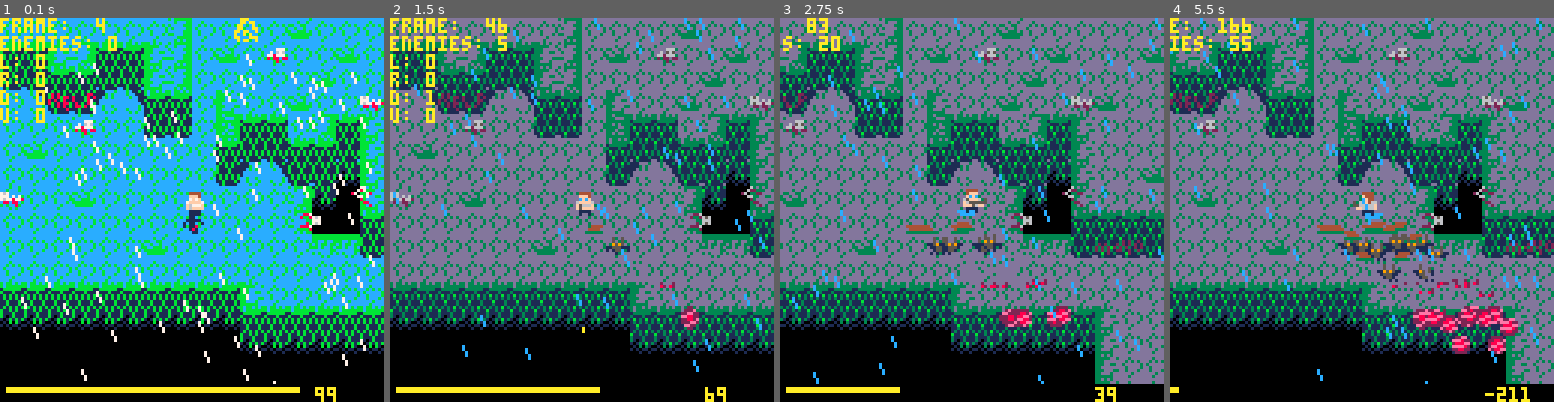
Above: before the commit, frames 1-4 (left to right).
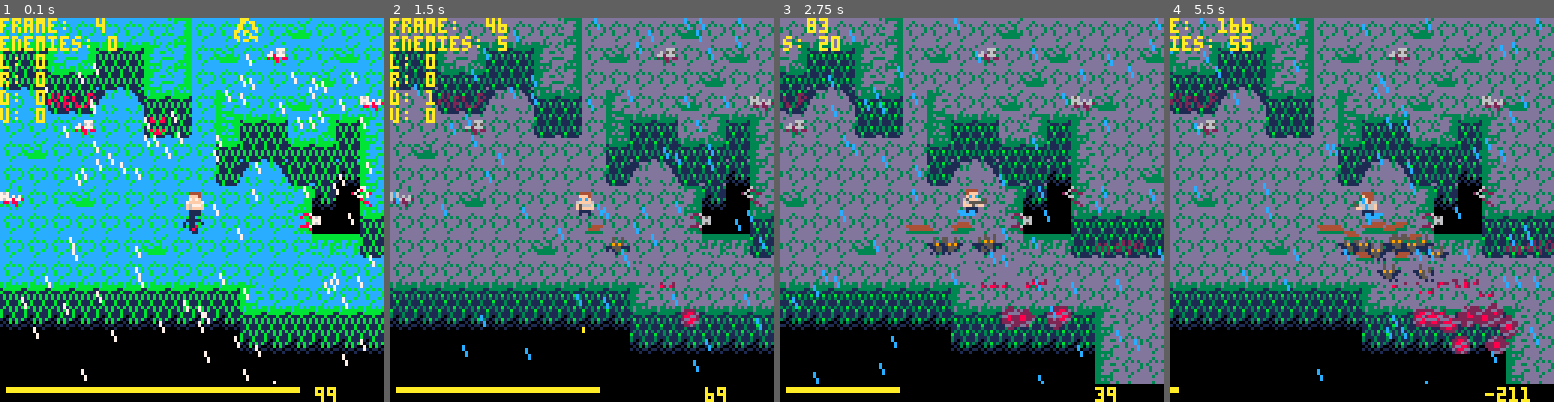
Above: after the commit, the same moments.

Repository: malubis/The-legend-of-Metroid
Game: PICO-8 cartridge legend_of_metroid.p8
The game is run twice, just before and just after one commit, with the same random seed, the same clock (stepped at 60 frames per second) and the same inputs.
Inputs:
- Up to frame 1 (0.1 s): no input
- Up to frame 2 (1.5 s): tap X (X key) at 0.33, 1.07 s; tap O (Z key) at 0.7 s
- Up to frame 3 (2.75 s): hold Right 1.6-2.1 s; tap O (Z key) at 1.7, 2.1, 2.5 s; tap X (X key) at 1.85 s; hold Up 2.15-2.42 s; hold Right from 2.47 s (still down)
- Up to frame 4 (5.5 s): tap O (Z key) every 0.4 s from 2.9 to 5.3 s; tap X (X key) at 2.97, 4.08, 5.2 s; release Right at 3.03 s; hold Left 3.08-3.58 s; hold Down 3.63-3.97 s; hold Right 4.02-4.68 s; hold Up 4.73-5.03 s; hold Left from 5.08 s (still down)

The runs differ from the first frame. In frame 1, less than 0.1% of the frame differs, in the area x 39-43%, y 25-31%; in frame 2, 0.1%; in frame 3, 0.4%; in frame 4, 1.0%, in the area x 63-91%, y 74-88%.

Commit message:
ww
jetzt mit scary face

Diff:
--- a/legend_of_metroid.p8
+++ b/legend_of_metroid.p8
@@ -302,7 +302,12 @@
  camera(cam.x - cam.x_offset,
         cam.y - cam.y_offset)
 
-
+ if frame%90 < 20 and
+    frame%8 > 2 then
+ pal (14, 8)
+ else
+ pal (14, 1)
+ end
 
  -- map
  map(
@@ -802,7 +807,7 @@
     sprite = 69,
     frames = {85, 86, 87, 88},
     astate = 1,
-    fdur=6,
+    fdur=5,
     sindex = 1,
     lookingr = 0
    }
@@ -1008,9 +1013,9 @@
 0808090a0808090a170b170c17170b1717170b171717171717170a1717171717171717171717171717171717171717171717171717171717171717000000000000000000000000000000000000000000000000000000000000000000000000000000000000000000000000000000000000000000000000000000000000000000
 070708080707090a17171717170b17171717171717170b1717170a1717171717171717171717171717171717171717171717171717171717171717000000000000000000000000000000000000000000000000000000000000000000000000000000000000000000000000000000000000000000000000000000000000000000
 17180d0e1a180808170917170b17171c0b1717171717171717170a17170b1717170b17171717171717171717171717171717171717171717171717000000000000000000000000000000000000000000000000000000000000000000000000000000000000000000000000000000000000000000000000000000000000000000
-1717170c1717070717190808170a0809171717170a0808080808081717171717171717171717171717171717171717171717171717171717171717000000000000000000000000000000000000000000000000000000000000000000000000000000000000000000000000000000000000000000000000000000000000000000
+1717170c17170f0717190808170a0809171717170a0808080808081717171717171717171717171717171717171717171717171717171717171717000000000000000000000000000000000000000000000000000000000000000000000000000000000000000000000000000000000000000000000000000000000000000000
 170b1717171717171708070708080709171717170a0707070707071717171717171717171717171717171717171717171717171717171717171717000000000000000000000000000000000000000000000000000000000000000000000000000000000000000000000000000000000000000000000000000000000000000000
-171717171717171717071a1807071b0917170b17171d1d1d1d1d0a17171717170b1717171717171717171717171717171717171717171717171717000000000000000000000000000000000000000000000000000000000000000000000000000000000000000000000000000000000000000000000000000000000000000000
+17171717173d171717071a1807071b0917170b17171d1d1d1d1d0a17171717170b1717171717171717171717171717171717171717171717171717000000000000000000000000000000000000000000000000000000000000000000000000000000000000000000000000000000000000000000000000000000000000000000
 1c17170b17171717171717170a1b2a2b171717171717171717170a1717171717171717171717171717171717171717171717171717171717171717000000000000000000000000000000000000000000000000000000000000000000000000000000000000000000000000000000000000000000000000000000000000000000
 171717171717171717171717282900080808080808091717171717170b17170b171717171717171717171717171717171717171717171717171717000000000000000000000000000000000000000000000000000000000000000000000000000000000000000000000000000000000000000000000000000000000000000000
 1717171717170b1717171717171d1d071e2e070f1f09171717171717170a1717171717171717171717171717171717171717171717171717171717000000000000000000000000000000000000000000000000000000000000000000000000000000000000000000000000000000000000000000000000000000000000000000
Not shown, changed: 18 lines of the sprite sheet (__gfx__) section of legend_of_metroid.p8
